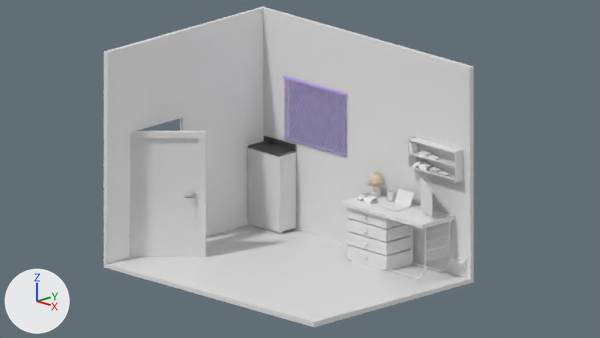
Renders of the Blender file Isometric Room'/room_v004.blend from each side of a commit.
The view is the same before and after, from the file's camera 'Camera'. Arrows for +X, +Y and +Z are at lower left; the lights stay in place.

The older version as bpy lines, for what is in view:
```python
me_cabinet1_door = bpy.data.meshes.new('Cabinet1_Door')
me_cabinet1_door.from_pydata(...)  # a box spanning x -0.599..0.0, y -0.018..0.0, z 0.0..0.698
me_cabinet1_door.materials.append(mat_door_material)
me_cube = bpy.data.meshes.new('Cube')
me_cube.from_pydata(...)  # 14 vertices, 12 faces; spans x -1.0..1.65, y -1.0..1.0, z 0.0..2.0
me_cube.materials.append(mat_material)  # white #e7e7e7
me_doorfrane = bpy.data.meshes.new('DoorFrane')
me_doorfrane.from_pydata(...)  # 32 vertices, 24 faces; spans x -1.0..0.0, y -0.08..0.0, z 0.0..2.1
me_doorfrane.materials.append(mat_door_material)
ob_cabinet1_door = bpy.data.objects.new('Cabinet1_Door', me_cabinet1_door)
ob_cabinet1_door.parent = ob_cabinet1
ob_cabinet1_door.location = (0.599, -0.591, 0.0)
ob_doorframe = bpy.data.objects.new('DoorFrame', me_doorfrane)
ob_doorframe.parent = ob_door_group
ob_doorframe.location = (1.004, 0.0914, 0.0)
ob_doorframe.scale = (2.01, 1.71, 1.71)
ob_room = bpy.data.objects.new('Room', me_cube)
ob_room.location = (0.0, 0.0, 0.0)
ob_room.scale = (3.0, 3.0, 3.0)
_m = ob_room.modifiers.new('Window', 'BOOLEAN')
_m.object = ob_window_cut
_m.solver = 'FLOAT'
_m = ob_room.modifiers.new('Door', 'BOOLEAN')
_m.object = ob_door_cut
_m.solver = 'FLOAT'
# also in view: 'Cabinet1' at (-2.24, 2.59, 1.21); 'Venetian_slats' at (-0.9, 2.86, 3.38); 'Door' at (-2.26, -1.32, 1.73); 'Desk Support' at (2.83, 2.3, 0.88); 'Desk' at (2.83, 2.28, 1.7)
```
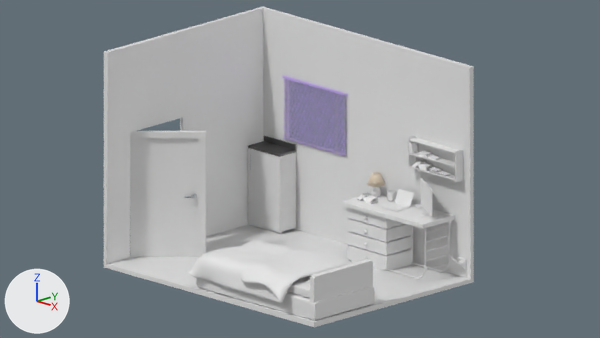
The change, as a diff of the scene's bpy script:
```diff
--- a/Isometric Room'/room_v004.blend.py
+++ b/Isometric Room'/room_v004.blend.py
@@ mat_material_001 @@
+mat_material_001 = principled_material('Material.001')
+mat_material_001.base_color = (0.8, 0.8, 0.8)  # white #e7e7e7
+mat_material_001.roughness = 0.4
@@ me_cube_002 @@
+me_cube_002.from_pydata(...)  # 260 vertices, 258 faces; spans x -1.53..1.6, y -1.34..1.71, z -3.43..3.55
@@ me_cube_012 @@
+me_cube_012.from_pydata(...)  # 2094 vertices, 2092 faces; spans x -1.43..0.56, y -0.72..1.27, z 0.0..4.46
+me_cube_012.materials.append(mat_material_001)  # white #e7e7e7
@@ me_cube_011 @@
+me_cube_011.from_pydata(...)  # 1922 vertices, 1920 faces; spans x -1.0..1.0, y -1.0..1.0, z 0.0..2.0
+me_cube_011.polygons.foreach_set('use_smooth', [True] * 1920)
+me_cube_011.materials.append(mat_material_001)  # white #e7e7e7
@@ me_plane_006 @@
+me_plane_006.from_pydata(...)  # 260 vertices, 228 faces; spans x -0.93..0.9, y -0.9..0.99, z -0.36..0.14
+me_plane_006.polygons.foreach_set('use_smooth', [True] * 228)
@@ ob_pillow @@
+ob_pillow = bpy.data.objects.new('Pillow', me_cube_002)
+ob_pillow.parent = ob_bed
+ob_pillow.matrix_parent_inverse = Matrix(((2.667, 0.0, 0.0, -0.435), (0.0, 1.333, 0.0, 0.275), (0.0, 0.0, 10.67, -1.989), (0.0, 0.0, 0.0, 1.0)))
+ob_pillow.location = (0.0151, 0.57, 0.484)
+ob_pillow.scale = (0.156, 0.0767, 0.0288)
+_m = ob_pillow.modifiers.new('Subdivision', 'SUBSURF')
+_m.levels = 2
@@ ob_bed @@
+ob_bed = bpy.data.objects.new('Bed', me_cube_012)
+ob_bed.location = (2.05, -2.3, 0.13)
+ob_bed.rotation_euler = (0.0, 0.0, -1.571)  # degrees (0, 0, -90)
+ob_bed.scale = (1.12, 2.25, 0.281)
@@ ob_mattress @@
+ob_mattress = bpy.data.objects.new('Mattress', me_cube_011)
+ob_mattress.parent = ob_bed
+ob_mattress.matrix_parent_inverse = Matrix(((2.667, 0.0, 0.0, -0.435), (0.0, 1.333, 0.0, 0.275), (0.0, 0.0, 10.67, -1.989), (0.0, 0.0, 0.0, 1.0)))
+ob_mattress.location = (0.0, 0.0, 0.374)
+ob_mattress.scale = (0.349, 0.699, 0.0437)
@@ ob_blanket @@
+ob_blanket = bpy.data.objects.new('Blanket', me_plane_006)
+ob_blanket.parent = ob_bed
+ob_blanket.matrix_parent_inverse = Matrix(((2.667, 0.0, 0.0, -0.435), (0.0, 1.333, 0.0, 0.275), (0.0, 0.0, 10.67, -1.989), (0.0, 0.0, 0.0, 1.0)))
+ob_blanket.location = (0.0, -0.207, 0.487)
+ob_blanket.scale = (0.578, 0.711, 0.578)
+_m = ob_blanket.modifiers.new('Solidify', 'SOLIDIFY')
+_m.thickness = 0.04
+_m.offset = 0.0
+_m.nonmanifold_thickness_mode = 'FIXED'
+_m.nonmanifold_merge_threshold = 0.0003
+_m = ob_blanket.modifiers.new('Subdivision', 'SUBSURF')
+_m.levels = 2
```

Pixel boxes [x1, y1, x2, y2] of what changed, in the pictures (600 x 338 px):
'Blanket', added
    after: [186, 240, 352, 303]
'Bed', added
    after: [196, 259, 375, 320]
'Mattress', added
    after: [287, 276, 310, 298]
'Pillow', added
    after: [306, 280, 310, 284]
